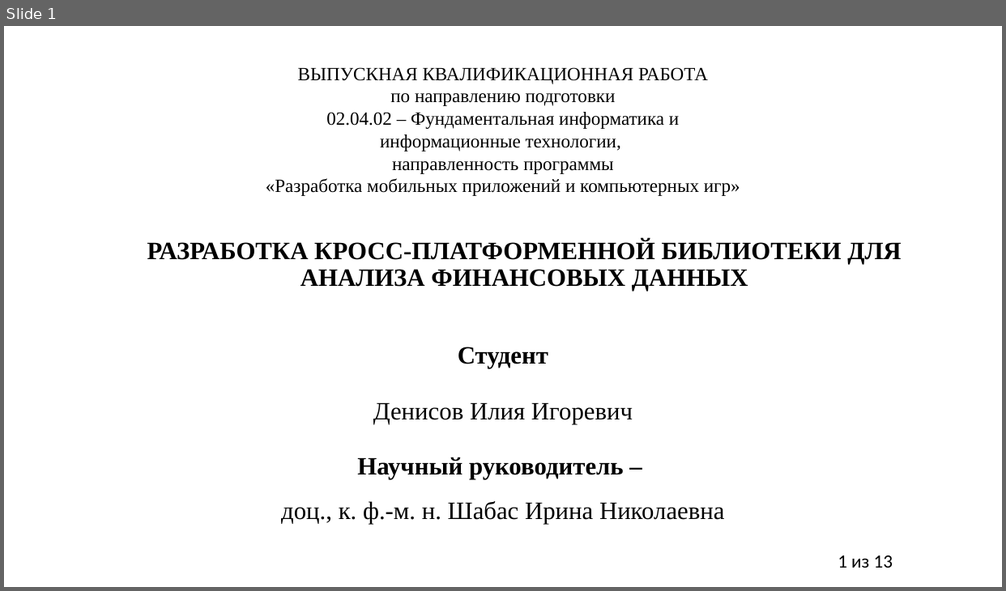
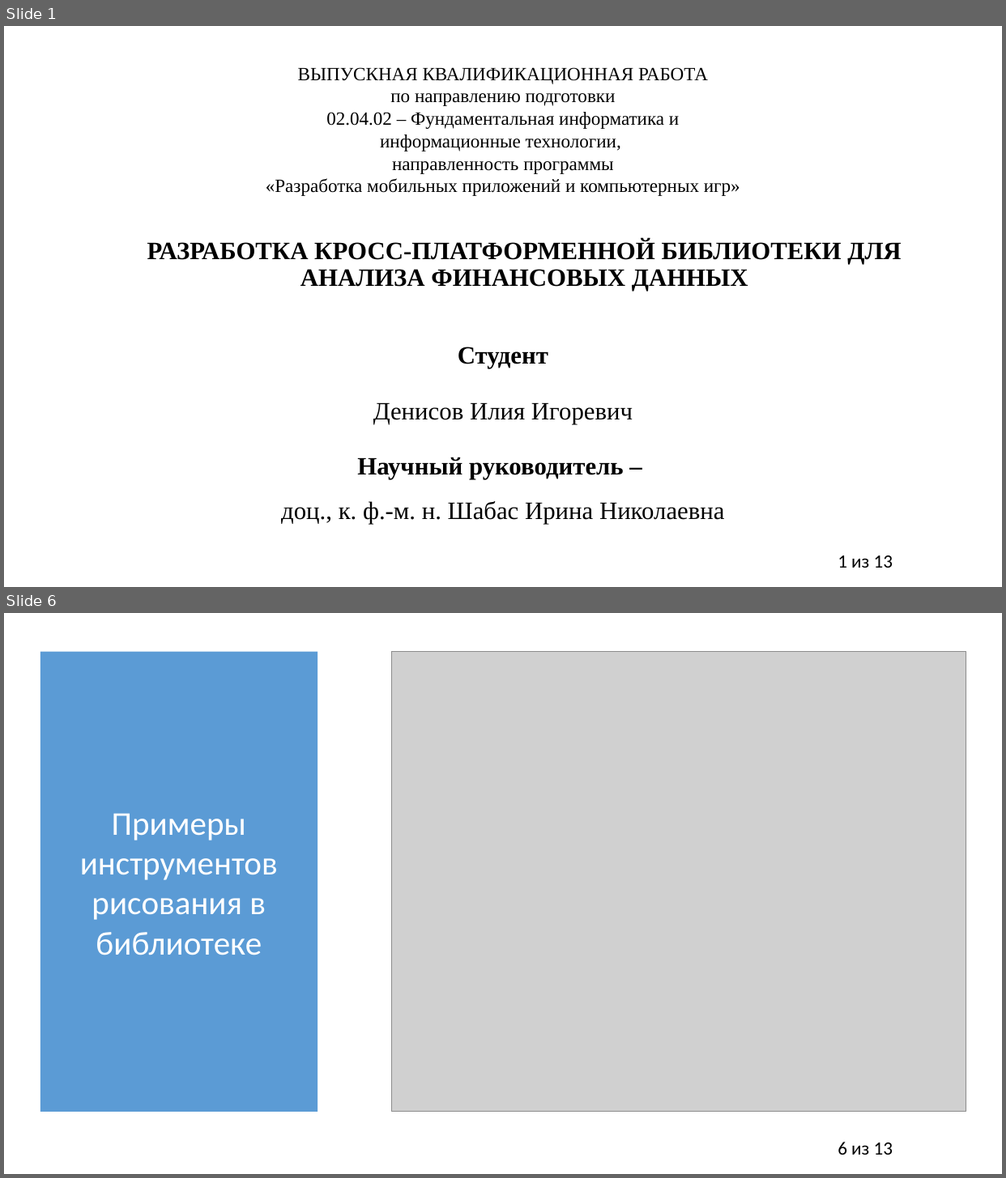
Before and after one commit to IliiaDenisov/masters-thesis, a slide deck: Презентация диплома.pptx. Shown one above the other, each under a label of ours: slide 1 before the commit, slides 1 and 6 after it; the slides between them are not shown. The pictures are 1006x591 and 1006x1178 pixels, drawn with LibreOffice and Linux fonts; fonts in the diff are those of the drawing; grey boxes stand for pictures. Boxes give left, top, right and bottom in pixels: in the first picture for what was removed or moved away, otherwise in the second. Text is boxed around its words. In the diff, an @@ line names an element or a change of style, - is before the commit and + after.

```diff
--- a/Презентация диплома.pptx
+++ b/Презентация диплома.pptx
@@ slide 6 added at (4,613,1002,1174), background #FFFFFF; not listed: 1 template element that a slide beside it also shows @@
@@ rectangle added at (40,652,317,1112), fill #5B9BD5, 32 pt, text #FFFFFF @@
+Примеры инструментов рисования в библиотеке
@@ picture added at (392,652,966,1112) @@
```
Also in this commit, not shown: 1 slide changed, 4 other slides added, 11 slides removed.
